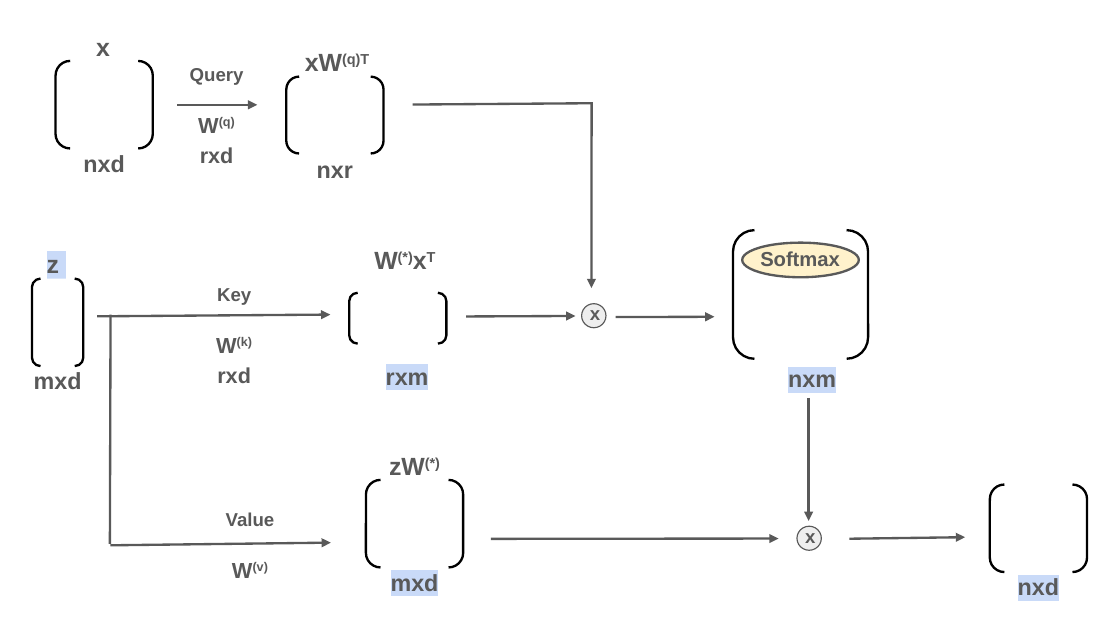
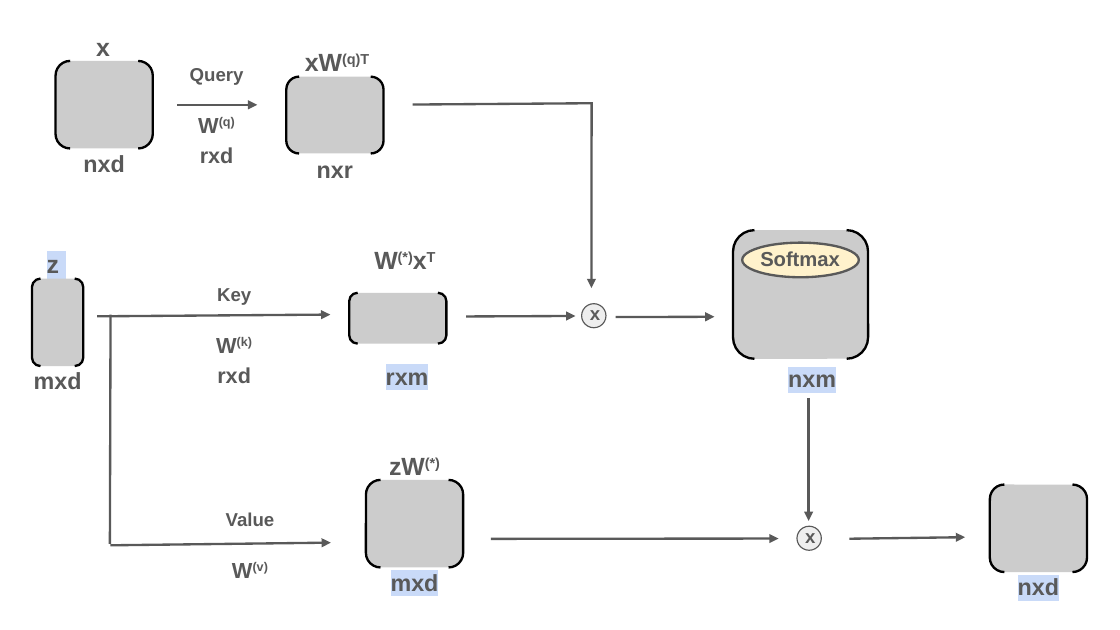
Before and after one commit to rtealwitter/deeplearning2025, a slide deck: slide 7 of notes/images.pptx (slide 6 before the commit). Drawn at 1120x630 pixels with LibreOffice and Linux fonts; fonts in the diff are those of the drawing. Boxes give left, top, right and bottom in pixels: in the first picture for what was removed or moved away, otherwise in the second. Text is boxed around its words. In the diff, an @@ line names an element or a change of style, - is before the commit and + after.

```diff
--- a/notes/images.pptx
+++ b/notes/images.pptx
@@ fill #FFFFFF to #CCCCCC in 7 elements at [56,60,153,148], [287,76,384,153], [349,292,447,343], [366,479,464,567], [990,485,1088,572], [32,279,84,366], [732,231,868,360] @@
```
Also in this commit, not shown: 2 other slides changed, 2 slides added, 13 other files.
